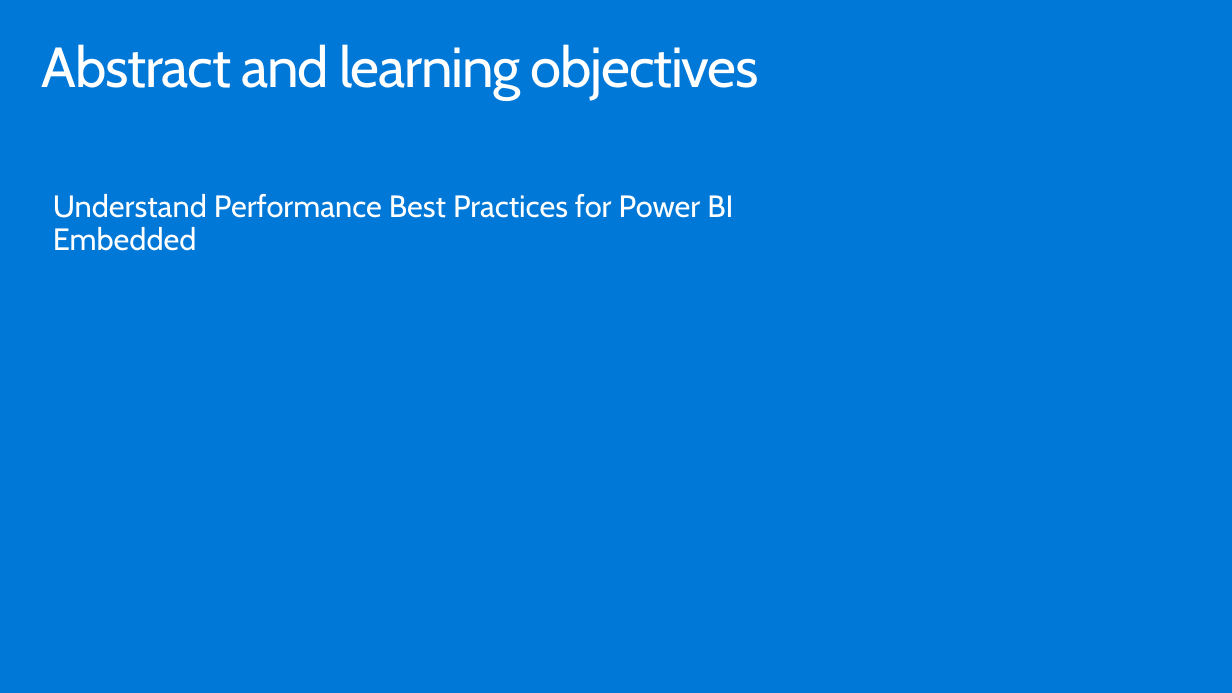
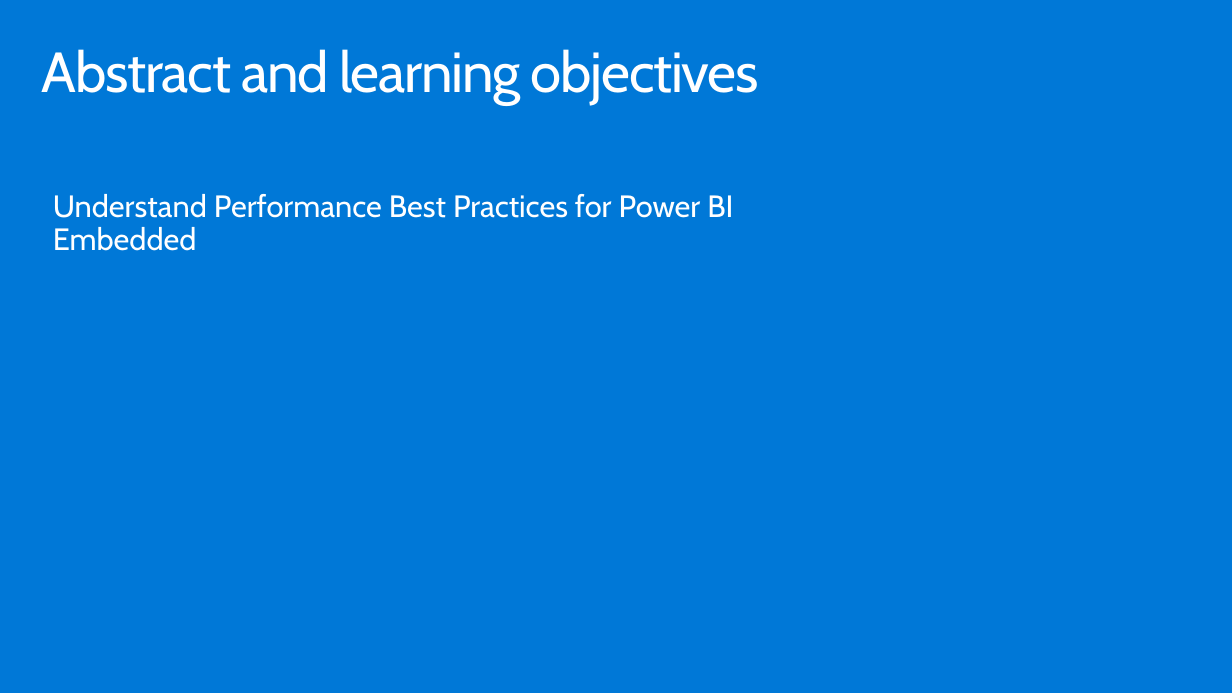
Before and after one commit to hnc198/AzurePowerBI, a slide deck: slide 3 of 4. Hands-on Modules/Embedding/_12. Performance Best Practices.pptx. Drawn at 1232x693 pixels with LibreOffice and Linux fonts; fonts in the diff are those of the drawing. Boxes give left, top, right and bottom in pixels: in the first picture for what was removed or moved away, otherwise in the second. Text is boxed around its words. In the diff, an @@ line names an element or a change of style, - is before the commit and + after.

```diff
--- a/4. Hands-on Modules/Embedding/_12. Performance Best Practices.pptx
+++ b/4. Hands-on Modules/Embedding/_12. Performance Best Practices.pptx
@@ title "Abstract and learning objectives" at (42, 49, 759, 105): vertical alignment top to middle @@
```
Also in this commit, not shown: 4 other slides changed, 4 other files.
